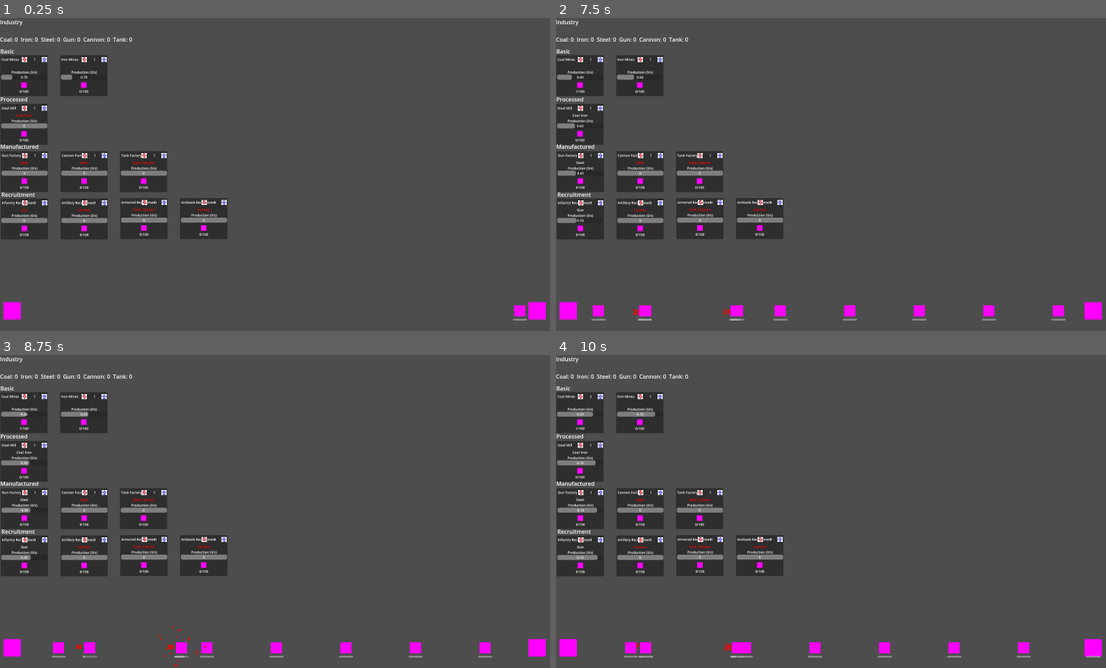
Above: before the commit, frames 1-4 (two rows, left to right).
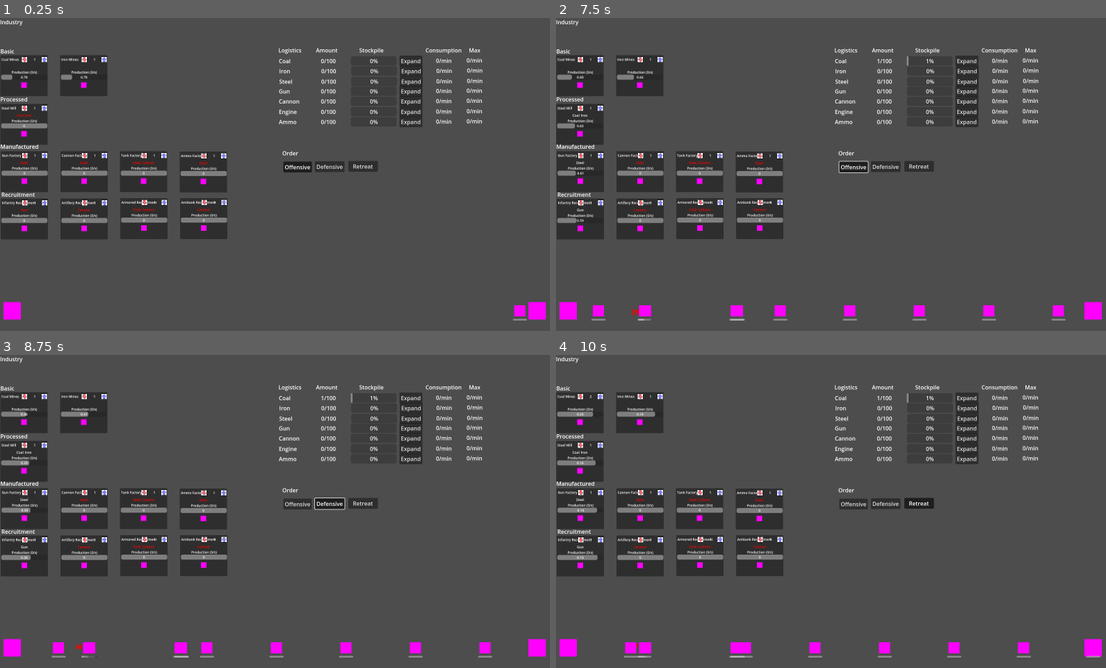
Above: after the commit, the same moments.

Repository: dwlee0802/AttritionWarfare
Game: Godot game, scene res://Scenes/game.tscn
The game is run twice, just before and just after one commit, with the same random seed, the same clock (stepped at 60 frames per second) and the same inputs.
Inputs (mouse positions are in pixels of both pictures, inside the frame that each line leads up to):
- Up to frame 1 (0.25 s): no input
- Up to frame 2 (7.5 s): click (968, 61) at 0.5 s, where only the run after the commit has a clickable "Expand"; click (853, 168) at 1.25 s, where only the run after the commit has a clickable "Offensive"; click (886, 168) at 2 s, where only the run after the commit has a clickable "Defensive"; click (919, 165) at 2.75 s, where only the run after the commit has a clickable "Retreat"; click (600, 58) at 3.52 s; click (578, 58) at 4.27 s; click (600, 58) at 5.02 s; click (578, 58) at 5.77 s; click (968, 61) at 6.5 s, where only the run after the commit has a clickable "Expand"; click (853, 168) at 7.25 s, where only the run after the commit has a clickable "Offensive"
- Up to frame 3 (8.75 s): click (330, 505) at 8 s, where only the run after the commit has a clickable "Defensive"
- Up to frame 4 (10 s): click (919, 502) at 8.75 s, where only the run after the commit has a clickable "Retreat"; click (600, 395) at 9.52 s

The runs differ from the first frame. In frame 1, 3.6% of the frame differs, in the area x 0-88%, y 6-70%; in frame 2, 3.7%; in frame 3, 3.8%, in the area x 0-88%, y 6-100%; in frame 4, 3.7%.

Commit message:
Changed production to pool into national stockpile. Added logistics tab to show stockpile. Added good type Ammo which units consume when attacking.

Diff:
--- a/Scenes/IndustryPanel.tscn
+++ b/Scenes/IndustryPanel.tscn
@@ -164,6 +164,7 @@
 text = "asdf"
 
 [node name="StockpileLabel" type="Label" parent="."]
+visible = false
 layout_mode = 1
 anchors_preset = 7
 anchor_left = 0.5
--- /dev/null
+++ b/Scenes/LogisticsTab.gd
@@ -0,0 +1,18 @@
+extends Label
+
+@onready var coalStock = $CoalStock
+@onready var ironStock = $IronStock
+@onready var steelStock = $SteelStock
+@onready var gunStock = $GunStock
+@onready var cannonStock = $CannonStock
+@onready var engineStock = $EngineStock
+
+
+# Called when the node enters the scene tree for the first time.
+func _ready():
+	pass # Replace with function body.
+
+
+# Called every frame. 'delta' is the elapsed time since the previous frame.
+func _process(delta):
+	pass
--- /dev/null
+++ b/Scenes/OrderTab.gd
@@ -0,0 +1,10 @@
+extends Label
+class_name OrderTab
+
+static var order: OrderType = OrderType.Offensive
+enum OrderType {Offensive, Defensive, Retreat}
+
+
+func _on_order_button_pressed(extra_arg_0):
+	order = extra_arg_0
+	print(order)
--- /dev/null
+++ b/Scenes/Stock.gd
@@ -0,0 +1,20 @@
+extends Label
+class_name Stockpile
+
+@export var isPlayer: bool = true
+@export var type: Enums.GoodType
+@onready var progressBar: ProgressBar = $ProgressBar
+@onready var amountLabel: Label = $AmountLabel
+
+
+# Called when the node enters the scene tree for the first time.
+func _ready():
+	pass # Replace with function body.
+
+
+# Called every frame. 'delta' is the elapsed time since the previous frame.
+func _process(delta):
+	if isPlayer:
+		amountLabel.text = str(Game.playerNation.resources[type]) + "/" + str(Game.playerNation.stockMax[type])
+		progressBar.max_value = Game.playerNation.stockMax[type]
+		progressBar.value = Game.playerNation.resources[type]
--- a/Scenes/game.tscn
+++ b/Scenes/game.tscn
@@ -1,12 +1,16 @@
-[gd_scene load_steps=10 format=3 uid="uid://bvyo1sjvno0yx"]
+[gd_scene load_steps=14 format=3 uid="uid://bvyo1sjvno0yx"]
 
 [ext_resource type="Script" path="res://Scripts/game.gd" id="1_haicd"]
 [ext_resource type="Script" path="res://Scripts/IndustryTab.gd" id="2_acc5o"]
 [ext_resource type="PackedScene" uid="uid://bn5ogomcqlvd1" path="res://Scenes/IndustryPanel.tscn" id="3_kbdac"]
+[ext_resource type="Script" path="res://Scenes/LogisticsTab.gd" id="4_6dx34"]
 [ext_resource type="Script" path="res://Scripts/Nation.gd" id="4_kokw5"]
-[ext_resource type="Script" path="res://Scenes/Industry.gd" id="5_2rvh2"]
+[ext_resource type="Script" path="res://Scripts/Industry.gd" id="5_2rvh2"]
 [ext_resource type="Script" path="res://Scripts/HQ.gd" id="5_ajpi1"]
+[ext_resource type="Script" path="res://Scenes/Stock.gd" id="5_lrjik"]
+[ext_resource type="Script" path="res://Scenes/OrderTab.gd" id="6_ulhe2"]
 [ext_resource type="Script" path="res://Scenes/Recruitment.gd" id="6_wie21"]
+[ext_resource type="ButtonGroup" uid="uid://d1uus8mywvv68" path="res://order_button_group.tres" id="6_wm73h"]
 
 [sub_resource type="RectangleShape2D" id="RectangleShape2D_4wbwj"]
 size = Vector2(50, 49)
@@ -107,6 +111,13 @@
 offset_bottom = 170.0
 industry = NodePath("../../../PlayerNation/Industry/Tank Factory")
 
+[node name="IndustryPanel4" parent="IndustryTab/ManufacturedIndustry" node_paths=PackedStringArray("industry") instance=ExtResource("3_kbdac")]
+offset_left = 516.0
+offset_top = 26.0
+offset_right = 687.0
+offset_bottom = 171.0
+industry = NodePath("../../../PlayerNation/Industry/Ammo Factory")
+
 [node name="Recruitment" type="Control" parent="IndustryTab"]
 anchors_preset = 0
 offset_left = 4.0
@@ -149,12 +160,412 @@
 industry = NodePath("../../../PlayerNation/Industry/Antitank Recruitment")
 
 [node name="ResourceStockLabel" type="Label" parent="IndustryTab"]
+visible = false
 layout_mode = 0
 offset_top = 50.0
 offset_right = 118.0
 offset_bottom = 73.0
 text = "Resource Stock"
 
+[node name="LogisticsTab" type="Label" parent="."]
+layout_mode = 0
+offset_left = 801.0
+offset_top = 81.0
+offset_right = 1483.0
+offset_bottom = 296.0
+text = "Logistics          Amount               Stockpile                             Consumption     Max"
+script = ExtResource("4_6dx34")
+
+[node name="CoalStock" type="Label" parent="LogisticsTab"]
+layout_mode = 0
+offset_left = 1.0
+offset_top = 31.0
+offset_right = 41.0
+offset_bottom = 54.0
+text = "Coal"
+script = ExtResource("5_lrjik")
+
+[node name="ProgressBar" type="ProgressBar" parent="LogisticsTab/CoalStock"]
+layout_mode = 0
+offset_left = 207.0
+offset_top = -2.0
+offset_right = 339.0
+offset_bottom = 25.0
+
+[node name="ExpandButton" type="Button" parent="LogisticsTab/CoalStock"]
+layout_mode = 0
+offset_left = 347.0
+offset_top = -4.0
+offset_right = 413.0
+offset_bottom = 27.0
+text = "Expand"
+
+[node name="AmountLabel" type="Label" parent="LogisticsTab/CoalStock"]
+layout_mode = 0
+offset_left = 121.0
+offset_right = 161.0
+offset_bottom = 23.0
+text = "0"
+horizontal_alignment = 1
+vertical_alignment = 1
+
+[node name="ConsumptionLabel" type="Label" parent="LogisticsTab/CoalStock"]
+layout_mode = 0
+offset_left = 452.0
+offset_top = -1.0
+offset_right = 498.0
+offset_bottom = 22.0
+text = "0/min"
+
+[node name="MaxConsumptionLabel" type="Label" parent="LogisticsTab/CoalStock"]
+layout_mode = 0
+offset_left = 540.0
+offset_top = -2.0
+offset_right = 586.0
+offset_bottom = 21.0
+text = "0/min"
+
+[node name="IronStock" type="Label" parent="LogisticsTab"]
+layout_mode = 0
+offset_left = 2.0
+offset_top = 60.0
+offset_right = 42.0
+offset_bottom = 83.0
+text = "Iron"
+script = ExtResource("5_lrjik")
+type = 1
+
+[node name="ProgressBar" type="ProgressBar" parent="LogisticsTab/IronStock"]
+layout_mode = 0
+offset_left = 207.0
+offset_top = -2.0
+offset_right = 339.0
+offset_bottom = 25.0
+
+[node name="ExpandButton" type="Button" parent="LogisticsTab/IronStock"]
+layout_mode = 0
+offset_left = 347.0
+offset_top = -4.0
+offset_right = 413.0
+offset_bottom = 27.0
+text = "Expand"
+
+[node name="AmountLabel" type="Label" parent="LogisticsTab/IronStock"]
+layout_mode = 0
+offset_left = 121.0
+offset_right = 161.0
+offset_bottom = 23.0
+text = "0"
+horizontal_alignment = 1
+vertical_alignment = 1
+
+[node name="ConsumptionLabel" type="Label" parent="LogisticsTab/IronStock"]
+layout_mode = 0
+offset_left = 452.0
+offset_top = -1.0
+offset_right = 498.0
+offset_bottom = 22.0
+text = "0/min"
+
+[node name="MaxConsumptionLabel" type="Label" parent="LogisticsTab/IronStock"]
+layout_mode = 0
+offset_left = 540.0
+offset_top = -2.0
+offset_right = 586.0
+offset_bottom = 21.0
+text = "0/min"
+
+[node name="SteelStock" type="Label" parent="LogisticsTab"]
+layout_mode = 0
+offset_left = 2.0
+offset_top = 90.0
+offset_right = 42.0
+offset_bottom = 113.0
+text = "Steel"
+script = ExtResource("5_lrjik")
+type = 2
+
+[node name="ProgressBar" type="ProgressBar" parent="LogisticsTab/SteelStock"]
+layout_mode = 0
+offset_left = 207.0
+offset_top = -2.0
+offset_right = 339.0
+offset_bottom = 25.0
+
+[node name="ExpandButton" type="Button" parent="LogisticsTab/SteelStock"]
+layout_mode = 0
+offset_left = 347.0
+offset_top = -4.0
+offset_right = 413.0
+offset_bottom = 27.0
+text = "Expand"
+
+[node name="AmountLabel" type="Label" parent="LogisticsTab/SteelStock"]
+layout_mode = 0
+offset_left = 121.0
+offset_right = 161.0
+offset_bottom = 23.0
+text = "0"
+horizontal_alignment = 1
+vertical_alignment = 1
+
+[node name="ConsumptionLabel" type="Label" parent="LogisticsTab/SteelStock"]
+layout_mode = 0
+offset_left = 452.0
+offset_top = -1.0
+offset_right = 498.0
+offset_bottom = 22.0
+text = "0/min"
+
+[node name="MaxConsumptionLabel" type="Label" parent="LogisticsTab/SteelStock"]
+layout_mode = 0
+offset_left = 540.0
+offset_top = -2.0
+offset_right = 586.0
+offset_bottom = 21.0
+text = "0/min"
+
+[node name="GunStock" type="Label" parent="LogisticsTab"]
+layout_mode = 0
+offset_left = 1.0
+offset_top = 118.0
+offset_right = 41.0
+offset_bottom = 141.0
+text = "Gun"
+script = ExtResource("5_lrjik")
+type = 3
+
+[node name="ProgressBar" type="ProgressBar" parent="LogisticsTab/GunStock"]
+layout_mode = 0
+offset_left = 207.0
+offset_top = -2.0
+offset_right = 339.0
+offset_bottom = 25.0
+
+[node name="ExpandButton" type="Button" parent="LogisticsTab/GunStock"]
+layout_mode = 0
+offset_left = 347.0
+offset_top = -4.0
+offset_right = 413.0
+offset_bottom = 27.0
+text = "Expand"
+
+[node name="AmountLabel" type="Label" parent="LogisticsTab/GunStock"]
+layout_mode = 0
+offset_left = 121.0
+offset_right = 161.0
+offset_bottom = 23.0
+text = "0"
+horizontal_alignment = 1
+vertical_alignment = 1
+
+[node name="ConsumptionLabel" type="Label" parent="LogisticsTab/GunStock"]
+layout_mode = 0
+offset_left = 452.0
+offset_top = -1.0
+offset_right = 498.0
+offset_bottom = 22.0
+text = "0/min"
+
+[node name="MaxConsumptionLabel" type="Label" parent="LogisticsTab/GunStock"]
+layout_mode = 0
+offset_left = 540.0
+offset_top = -2.0
+offset_right = 586.0
+offset_bottom = 21.0
+text = "0/min"
+
+[node name="CannonStock" type="Label" parent="LogisticsTab"]
+layout_mode = 0
+offset_left = 1.0
+offset_top = 147.0
+offset_right = 61.0
+offset_bottom = 170.0
+text = "Cannon
+"
+script = ExtResource("5_lrjik")
+type = 4
+
+[node name="ProgressBar" type="ProgressBar" parent="LogisticsTab/CannonStock"]
+layout_mode = 0
+offset_left = 207.0
+offset_top = -2.0
+offset_right = 339.0
+offset_bottom = 25.0
+
+[node name="ExpandButton" type="Button" parent="LogisticsTab/CannonStock"]
+layout_mode = 0
+offset_left = 347.0
+offset_top = -4.0
+offset_right = 413.0
+offset_bottom = 27.0
+text = "Expand"
+
+[node name="AmountLabel" type="Label" parent="LogisticsTab/CannonStock"]
+layout_mode = 0
+offset_left = 121.0
+offset_right = 161.0
+offset_bottom = 23.0
+text = "0"
+horizontal_alignment = 1
+vertical_alignment = 1
+
+[node name="ConsumptionLabel" type="Label" parent="LogisticsTab/CannonStock"]
+layout_mode = 0
+offset_left = 452.0
+offset_top = -1.0
+offset_right = 498.0
+offset_bottom = 22.0
+text = "0/min"
+
+[node name="MaxConsumptionLabel" type="Label" parent="LogisticsTab/CannonStock"]
+layout_mode = 0
+offset_left = 540.0
+offset_top = -2.0
+offset_right = 586.0
+offset_bottom = 21.0
+text = "0/min"
+
+[node name="EngineStock" type="Label" parent="LogisticsTab"]
+layout_mode = 0
+offset_left = 1.0
+offset_top = 177.0
+offset_right = 81.0
+offset_bottom = 200.0
+text = "Engine"
+script = ExtResource("5_lrjik")
+type = 5
+
+[node name="ProgressBar" type="ProgressBar" parent="LogisticsTab/EngineStock"]
+layout_mode = 0
+offset_left = 207.0
+offset_top = -2.0
+offset_right = 339.0
+offset_bottom = 25.0
+
+[node name="ExpandButton" type="Button" parent="LogisticsTab/EngineStock"]
+layout_mode = 0
+offset_left = 347.0
+offset_top = -4.0
+offset_right = 413.0
+offset_bottom = 27.0
+text = "Expand"
+
+[node name="AmountLabel" type="Label" parent="LogisticsTab/EngineStock"]
+layout_mode = 0
+offset_left = 121.0
+offset_right = 161.0
+offset_bottom = 23.0
+text = "0"
+horizontal_alignment = 1
+vertical_alignment = 1
+
+[node name="ConsumptionLabel" type="Label" parent="LogisticsTab/EngineStock"]
+layout_mode = 0
+offset_left = 452.0
+offset_top = -1.0
+offset_right = 498.0
+offset_bottom = 22.0
+text = "0/min"
+
+[node name="MaxConsumptionLabel" type="Label" parent="LogisticsTab/EngineStock"]
+layout_mode = 0
+offset_left = 540.0
+offset_top = -2.0
+offset_right = 586.0
+offset_bottom = 21.0
+text = "0/min"
+
+[node name="AmmoStock" type="Label" parent="LogisticsTab"]
+layout_mode = 0
+offset_left = 1.0
+offset_top = 206.0
+offset_right = 81.0
+offset_bottom = 229.0
+text = "Ammo"
+script = ExtResource("5_lrjik")
+type = 6
+
+[node name="ProgressBar" type="ProgressBar" parent="LogisticsTab/AmmoStock"]
+layout_mode = 0
+offset_left = 207.0
+offset_top = -2.0
+offset_right = 339.0
+offset_bottom = 25.0
+
+[node name="ExpandButton" type="Button" parent="LogisticsTab/AmmoStock"]
+layout_mode = 0
+offset_left = 347.0
+offset_top = -4.0
+offset_right = 413.0
+offset_bottom = 27.0
+text = "Expand"
+
+[node name="AmountLabel" type="Label" parent="LogisticsTab/AmmoStock"]
+layout_mode = 0
+offset_left = 121.0
+offset_right = 161.0
+offset_bottom = 23.0
+text = "0"
+horizontal_alignment = 1
+vertical_alignment = 1
+
+[node name="ConsumptionLabel" type="Label" parent="LogisticsTab/AmmoStock"]
+layout_mode = 0
+offset_left = 452.0
+offset_top = -1.0
+offset_right = 498.0
+offset_bottom = 22.0
+text = "0/min"
+
+[node name="MaxConsumptionLabel" type="Label" parent="LogisticsTab/AmmoStock"]
+layout_mode = 0
+offset_left = 540.0
+offset_top = -2.0
+offset_right = 586.0
+offset_bottom = 21.0
+text = "0/min"
+
+[node name="OrderTab" type="Label" parent="."]
+layout_mode = 0
+offset_left = 812.0
+offset_top = 377.0
+offset_right = 858.0
+offset_bottom = 400.0
+text = "Order"
+script = ExtResource("6_ulhe2")
+
+[node name="OffensiveButton" type="Button" parent="OrderTab"]
+layout_mode = 0
+offset_left = 3.0
+offset_top = 36.0
+offset_right = 77.0
+offset_bottom = 67.0
+toggle_mode = true
+button_pressed = true
+button_group = ExtResource("6_wm73h")
+text = "Offensive"
+
+[node name="DefensiveButton" type="Button" parent="OrderTab"]
+layout_mode = 0
+offset_left = 94.0
+offset_top = 35.0
+offset_right = 179.0
+offset_bottom = 66.0
+toggle_mode = true
+button_group = ExtResource("6_wm73h")
+text = "Defensive"
+
+[node name="RetreatButton" type="Button" parent="OrderTab"]
+layout_mode = 0
+offset_left = 190.0
+offset_top = 34.0
+offset_right = 275.0
+offset_bottom = 65.0
+toggle_mode = true
+button_group = ExtResource("6_wm73h")
+text = "Retreat"
+
 [node name="PlayerNation" type="Node" parent="." node_paths=PackedStringArray("hq")]
 script = ExtResource("4_kokw5")
 hq = NodePath("../World/PlayerHQ")
@@ -229,6 +640,18 @@
 ingredientType1_Amount = 1
 
 [node name="ProductionTimer" type="Timer" parent="PlayerNation/Industry/Tank Factory"]
+one_shot = true
+
+[node name="Ammo Factory" type="Node" parent="PlayerNation/Industry"]
+script = ExtResource("5_2rvh2")
+level = 1
+industrySector = 2
+productionType = 6
+productionAmount = 1
+ingredientType0 = 2
+ingredientType0_Amount = 1
+
+[node name="ProductionTimer" type="Timer" parent="PlayerNation/Industry/Ammo Factory"]
 one_shot = true
 
 [node name="Infantry Recruitment" type="Node" parent="PlayerNation/Industry"]
@@ -312,4 +735,7 @@
 [node name="SpawnTimer" type="Timer" parent="World/EnemyHQ"]
 autostart = true
 
+[connection signal="pressed" from="OrderTab/OffensiveButton" to="OrderTab" method="_on_order_button_pressed" binds= [0]]
+[connection signal="pressed" from="OrderTab/DefensiveButton" to="OrderTab" method="_on_order_button_pressed" binds= [1]]
+[connection signal="pressed" from="OrderTab/RetreatButton" to="OrderTab" method="_on_order_button_pressed" binds= [2]]
 [connection signal="timeout" from="World/EnemyHQ/SpawnTimer" to="World/EnemyHQ" method="SpawnUnit" binds= [0]]
--- a/Scripts/Enums.gd
+++ b/Scripts/Enums.gd
@@ -1,7 +1,7 @@
 class_name Enums
 
-enum GoodType {Coal, Iron, Steel, Gun, Cannon, Tank, Infantry, Artillery, Armored, AntiTank, None}
-static var GOOD_TYPE_COUNT: int = 6
+enum GoodType {Coal, Iron, Steel, Gun, Cannon, Tank, Ammunition, Infantry, Artillery, Armored, AntiTank, None}
+static var GOOD_TYPE_COUNT: int = 7
 static func GoodTypeToString(num):
 	if num == 0:
 		return "Coal"
@@ -15,6 +15,8 @@
 		return "Cannon"
 	if num == 5:
 		return "Tank"
+	if num == 6:
+		return "Ammunition"
 
 
 enum IndustrySector {Basic, Processed, Manufactured, Recruitment}
--- a/Scenes/Industry.gd
+++ b/Scripts/Industry.gd
@@ -1,6 +1,7 @@
 extends Node
 class_name Industry
 
+@export var isPlayer: bool = true
 @export var level: int = 0
 @export_group("Production")
 @export var industrySector: Enums.IndustrySector = Enums.IndustrySector.Basic
@@ -25,20 +26,21 @@
 
 @onready var productionTimer: Timer = $ProductionTimer
 
+
 # Called when the node enters the scene tree for the first time.
 func _ready():
 	productionTimer.timeout.connect(Production)
 
 
-# Called every frame. 'delta' is the elapsed time since the previous frame.
 func _process(delta):
 	if level == 0:
 		productionTimer.stop()
 		return
 
-	if stockpile >= stockpileMax:
-		productionTimer.stop()
-		return
+	#change this to national stockpile max
+	#if stockpile >= stockpileMax:
+		#productionTimer.stop()
+		#return
 
 	allIngredientsAvailable = true
 
@@ -76,8 +78,4 @@
 
 
 func Production():
-	stockpile += productionAmount
-	if stockpile > stockpileMax:
-		stockpile = stockpileMax
-
-	#print("Produced " + str(productionAmount) + " of " + Enums.GoodTypeToString(productionType))
+	Game.playerNation.AddResource(productionType, productionAmount)
--- a/Scripts/Nation.gd
+++ b/Scripts/Nation.gd
@@ -1,7 +1,8 @@
 extends Node
 class_name Nation
 
-@export var resources = [0, 0, 0, 0, 0, 0]
+@export var resources = [0, 0, 0, 0, 0, 0, 0]
+@export var stockMax = [100, 100, 100, 100, 100, 100, 100]
 var industries = []
 
 @export var hq: HQ
@@ -29,8 +30,8 @@
 	if type == Enums.GoodType.None:
 		return true
 
-	if amount <= industries[type].stockpile:
-		industries[type].stockpile -= amount
+	if amount <= resources[type]:
+		resources[type] -= amount
 		#print("consumed " + Enums.GoodTypeToString(type) + " amount: " + str(amount))
 		return true
 	else:
@@ -38,7 +39,11 @@
 
 
 func CheckResourceAvailable(type, amount) -> bool:
-	if amount <= industries[type].stockpile:
+	if amount <= resources[type]:
 		return true
 	else:
 		return false
+
+
+func AddResource(type, amount):
+	resources[type] += amount
--- a/Scripts/Unit.gd
+++ b/Scripts/Unit.gd
@@ -91,6 +91,11 @@
 
 
 func _on_attack_timer_timeout():
+	# check if enough ammo exists
+	if isPlayerUnit:
+		if !Game.playerNation.ConsumeResource(Enums.GoodType.Ammunition, 1):
+			return
+
 	var newBullet: Projectile = bulletScene.instantiate()
 	newBullet.SetPlayerUnit(isPlayerUnit)
 	newBullet.damage = randi_range(minDamage, maxDamage)
--- /dev/null
+++ b/order_button_group.tres
@@ -0,0 +1,3 @@
+[gd_resource type="ButtonGroup" format=3 uid="uid://d1uus8mywvv68"]
+
+[resource]
